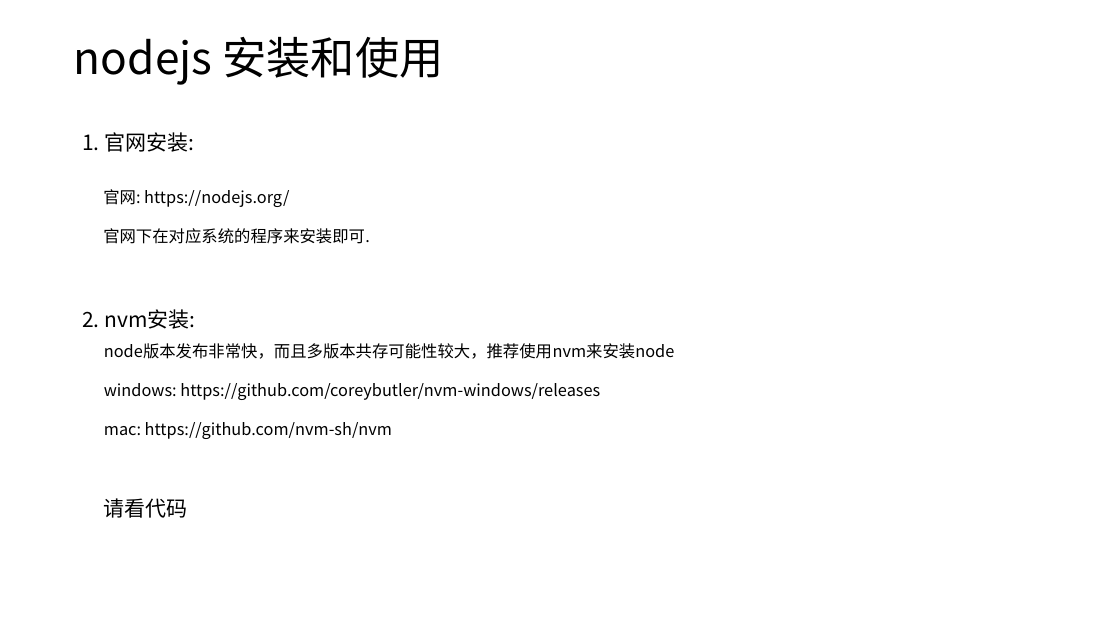
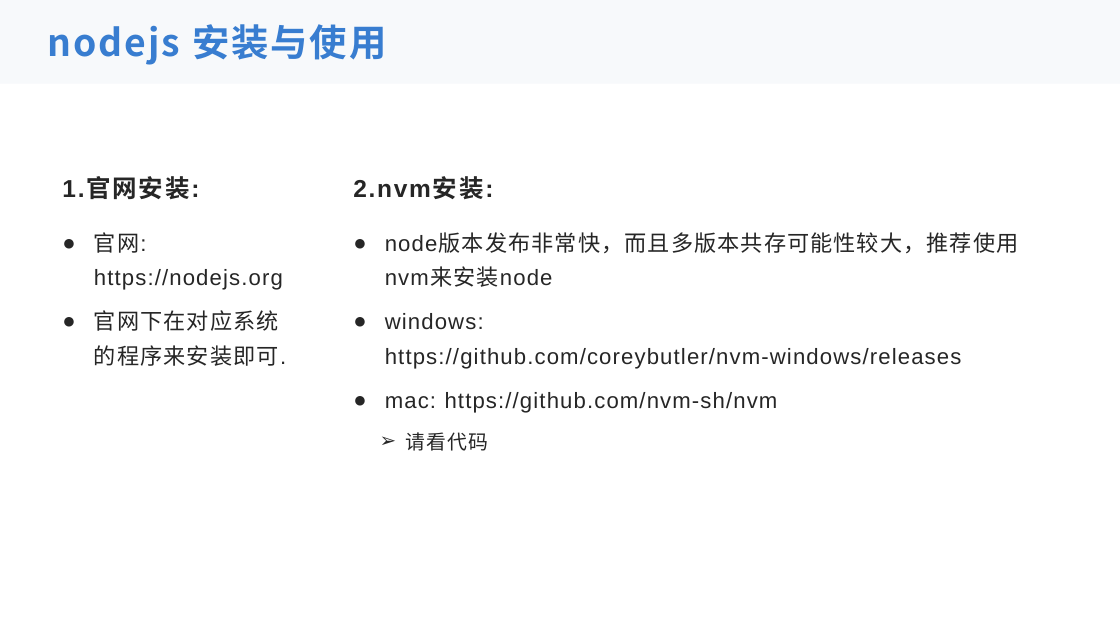
Before and after one commit to sz928/nodeJsDemo, a slide deck: slide 4 of nodejs入门.pptx. Drawn at 1120x630 pixels with LibreOffice and Linux fonts; fonts in the diff are those of the drawing. Boxes give left, top, right and bottom in pixels: in the first picture for what was removed or moved away, otherwise in the second. Text is boxed around its words. In the diff, an @@ line names an element or a change of style, - is before the commit and + after.

```diff
--- a/nodejs入门.pptx
+++ b/nodejs入门.pptx
@@ rectangle added at bbox=[0, 0, 1120, 84], fill #F4F7FA at 70% opacity @@
@@ text "nodejs 安装与使用": place and size @@
-text "nodejs 安装与使用" at bbox=[74, 37, 485, 85]
+text "nodejs 安装与使用" at bbox=[48, 24, 386, 65]
@@ text "nodejs 安装与使用" at bbox=[48, 24, 386, 65]: vertical alignment top to middle; fill #FFFFFF to none; outline #FFFFFF 1 pt to none @@
@@ text at bbox=[48, 24, 386, 65]: text changed; size 37.9 to 32 pt; text colour #000000 to #387DD0; bold on @@
-nodejs 安装和使用
+nodejs 安装与使用
@@ text "1.官网安装:" at bbox=[62, 177, 199, 199]: vertical alignment top to bottom @@
@@ text at bbox=[62, 177, 199, 199]: text changed; size 18 to 21 pt; font Noto Sans CJK SC to Arial; text colour #000000 to #262626; bold on @@
-1. 官网安装:
+1.官网安装:
@@ text "2.nvm安装:" at bbox=[353, 177, 493, 199]: vertical alignment top to bottom @@
@@ text at bbox=[353, 177, 493, 199]: text changed; size 18 to 21 pt; font Noto Sans CJK SC to Arial; text colour #000000 to #262626; bold on @@
-2. nvm安装:
+2.nvm安装:
@@ text "官网: https://nodejs.org": place and size @@
-text "官网: https://nodejs.org" at bbox=[103, 189, 370, 244]
+text "官网: https://nodejs.org" at bbox=[94, 232, 286, 366]
@@ text at bbox=[94, 232, 283, 290]: text changed; size 14 to 19 pt; font Noto Sans CJK SC to Arial; text colour #000000 to #262626 @@
-官网: https://nodejs.org/
+● 官网: https://nodejs.org
@@ text "node版本发布非常快，而且多版本共存可能性较大，推荐使用nvm来安装node": place and size @@
-text "node版本发布非常快，而且多版本共存可能性较大，推荐使用nvm来安装node" at bbox=[104, 343, 675, 439]
+text "node版本发布非常快，而且多版本共存可能性较大，推荐使用nvm来安装node" at bbox=[385, 233, 1019, 451]
@@ text at bbox=[385, 233, 1019, 413]: size 14 to 19 pt, font Noto Sans CJK SC to Arial, text colour #000000 to #262626, letter spacing 0 to 1 pt; bullet none to ●; line spacing 1 to 1.3; more space between paragraphs @@
@@ text at bbox=[94, 310, 286, 366]: size 14 to 19 pt, font Noto Sans CJK SC to Arial, text colour #000000 to #262626, letter spacing 0 to 1 pt in "官网下在对应系统的程序来安装即可."; bullet none to ●; line spacing 1 to 1.3; more space between paragraphs @@
@@ text at bbox=[406, 432, 489, 451]: paragraph added @@
+  ➢ 请看代码
@@ text removed at bbox=[103, 498, 187, 518] @@
-请看代码
```
Also in this commit, not shown: 6 other slides changed.
